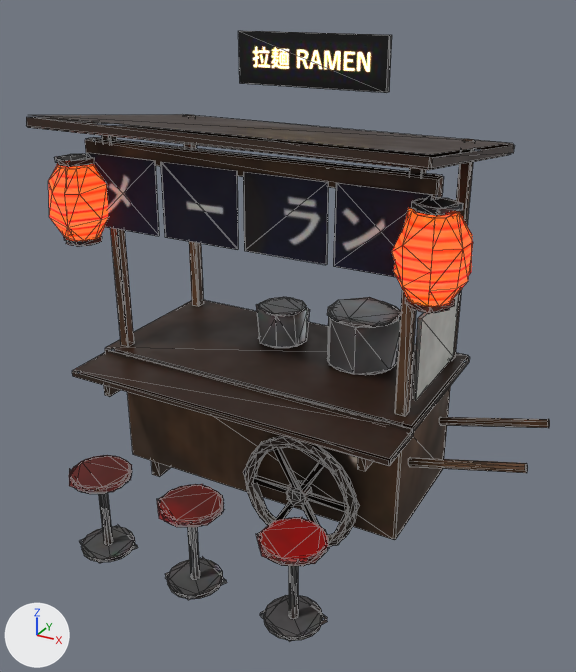
One commit to the glTF model assets/props/ramen_cart_lod1.glb: the scene before it, then after it.
The view is the same before and after, from a 50 mm camera at (2.09, -3.71, 2.93) aimed at (0.21, -0.29, 1.22). The axes (+X, +Y, +Z) are drawn at lower left. The lights are the same throughout. The older version comes first. Mesh edges are drawn as thin lines. Objects named as collision shapes, trigger or cutter boxes, shadow casters or lower levels of detail are left out. Where no turn or scale is listed for an object, it has been applied to the vertices. Vertices at exactly the same position are counted once.

The older version as bpy lines, for what is in view:
```python
me_ramen_cart_001 = bpy.data.meshes.new('ramen_cart.001')
me_ramen_cart_001.from_pydata(...)  # 1978 vertices, 1668 faces; spans x -1.18..1.51, y -1.13..0.62, z -0.01..2.7
me_ramen_cart_001.materials.append(mat_pigment_ramen_cart)
ob_ramen_cart = bpy.data.objects.new('ramen_cart', me_ramen_cart_001)
ob_ramen_cart.location = (0.0, 0.0, 0.0)
```
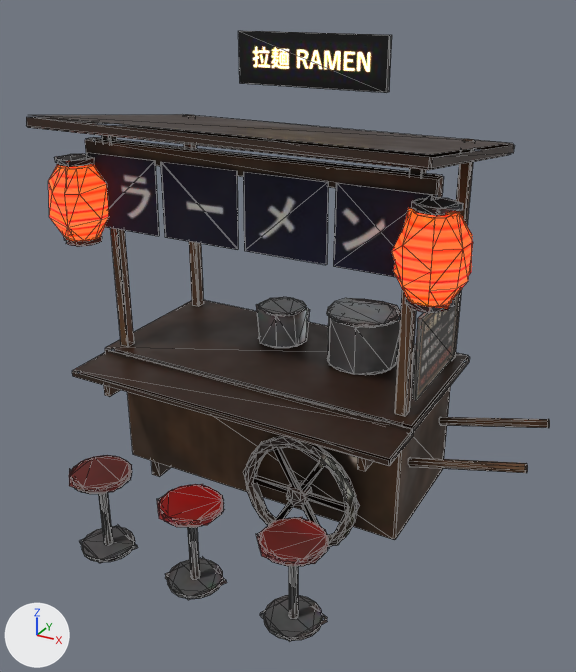
Patch to the scene script:
```diff
--- a/assets/props/ramen_cart_lod1.glb.py
+++ b/assets/props/ramen_cart_lod1.glb.py
@@ me_ramen_cart_001 @@
 # used by ob_ramen_cart; location = (0.0, 0.0, 0.0)
-me_ramen_cart_001.from_pydata(...)  # 1978 vertices, 1668 faces; spans x -1.18..1.51, y -1.13..0.62, z -0.01..2.7
+me_ramen_cart_001.from_pydata(...)  # 1979 vertices, 1668 faces; spans x -1.18..1.51, y -1.13..0.62, z -0.01..2.7
+# me_ramen_cart_001 part 1: 4 vertices moved from x 0.25..0.38, y -0.46..0.23, z 0.3..1.26 to x 0.24..0.37, y -0.46..0.2, z 0.29..1.26; 30 vertices removed from x -0.65..1.12, y -1.11..0.36, z 0.02..1.64; 29 vertices added at x -0.64..1.12, y -1.11..0.35, z 0.02..1.64
+# me_ramen_cart_001 part 2: 4 vertices moved from x -1.12..-0.92, y -0.51..-0.41, z 2.04..2.05 to x -1.11..-0.92, y -0.5..-0.43, z 2.04..2.05; 4 vertices removed from x -1.1..-0.92, y -0.5..-0.39, z 1.64..2.05; 5 vertices added at x -1.12..-0.92, y -0.51..-0.38, z 1.64..2.05
+# me_ramen_cart_001 part 3: 812 kept faces spanning x -1.18..1.51, y -1.13..0.62, z 0.0..2.7 get new texture (UV) coordinates
+# other edits to the shape of me_ramen_cart_001 do not show in these pictures
 me_ramen_cart_001.materials.append(mat_pigment_ramen_cart)
```

Pixel boxes (x1, y1, x2, y2) of what changed, in the pictures (576 x 672 px; the box of a moved part takes in the faces that stretch with it):
part 1 of me_ramen_cart_001, moved or reshaped: before (70, 297, 450, 566); after (70, 298, 451, 566)
part 2 of me_ramen_cart_001, moved or reshaped: before (57, 164, 99, 238); after (57, 163, 101, 241)
part 3 of me_ramen_cart_001, surface changed: (54, 151, 526, 637) in both
